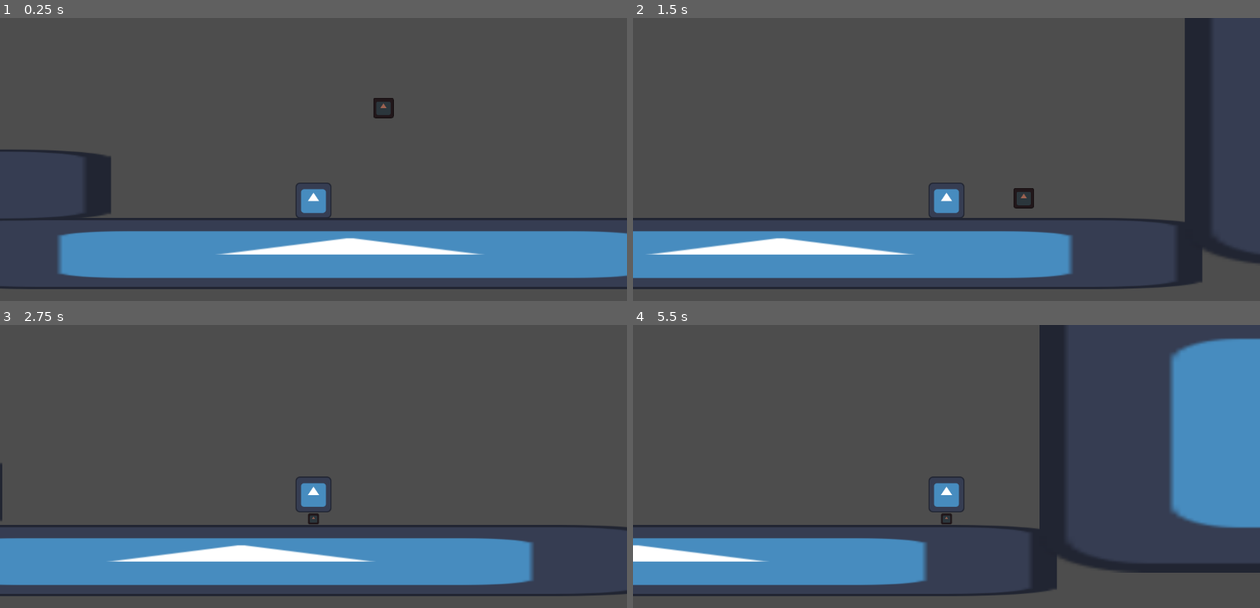
Above: before the commit, frames 1-4 (two rows, left to right).
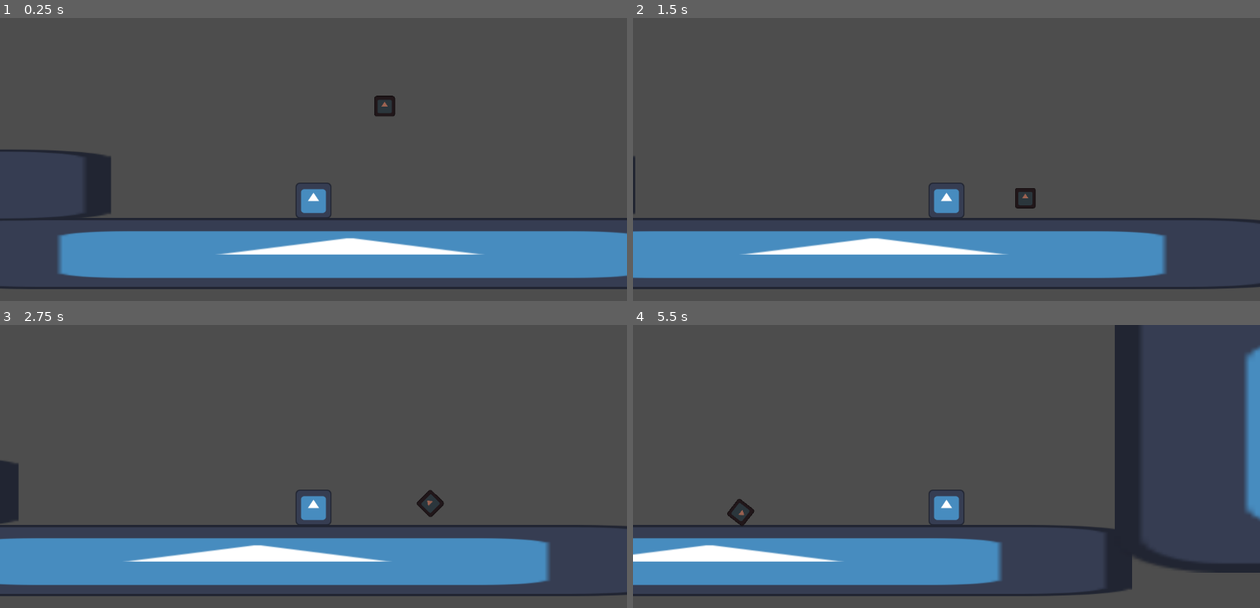
Above: after the commit, the same moments.

Repository: 3k2ng/jame-bucket
Game: Godot game, scene res://scenes/level.tscn
The game is run twice, just before and just after one commit, with the same random seed, the same clock (stepped at 60 frames per second) and the same inputs. The engine's default icon, where the game draws it, is replaced by a stand-in: a white triangle on a blue panel in a dark square.
Inputs:
- Up to frame 1 (0.25 s): no input
- Up to frame 2 (1.5 s): hold Right (right) from 0.53 s (still down); tap X (kick) at 0.6, 1.35 s; tap Z (jump) at 0.77 s
- Up to frame 3 (2.75 s): tap Z (jump) at 1.52 s; release Right (right) at 2.03 s; hold Left (left) from 2.03 s (still down); tap X (kick) at 2.1 s
- Up to frame 4 (5.5 s): release Left (left) at 2.78 s; hold Right (right) 2.78-4.28 s; tap X (kick) every 0.75 s from 2.85 to 5.1 s; tap Z (jump) at 3.02, 3.77, 4.52 s; hold Left (left) 4.28-5.03 s; hold Right (right) from 5.03 s (still down)

The runs differ from the first frame. In frame 1, 0.1% of the frame differs, in the area x 59-64%, y 27-36%; in frame 2, 9.5%; in frame 3, 2.4%; in frame 4, 21%, in the area x 0-100%, y 0-96%.

Commit message:
removed my dumb suck stuff

Diff:
--- a/scenes/level.tscn
+++ b/scenes/level.tscn
@@ -51,5 +51,3 @@
 [node name="Bucket" parent="." instance=ExtResource("3_w8frs")]
 position = Vector2(54, -253)
 linear_velocity = Vector2(41.985, 0)
-
-[connection signal="suck" from="Player" to="Bucket" method="_on_player_suck"]
--- a/scripts/bucket.gd
+++ b/scripts/bucket.gd
@@ -5,7 +5,7 @@
 @onready var pickup_area: Area2D = $PickupArea
 
 var invuln_frames: int = 1
-var BUCKET_RETURN_FORCE = 100.0
+var BUCKET_RETURN_FORCE = 50.0
 func _physics_process(delta: float) -> void:
 	if invuln_frames:
 		invuln_frames -= 1
@@ -16,15 +16,9 @@
 		pickup_area.monitoring = true
 
 	var player = get_tree().get_first_node_in_group("player")
-	linear_velocity += (player.position - position) / BUCKET_RETURN_FORCE
+	if Input.is_action_pressed("suck"): linear_velocity += (player.position - position) / BUCKET_RETURN_FORCE
 
 func _on_body_entered(body: Node2D) -> void:
 	if body.is_in_group("player") and invuln_frames <= 0:
 		body.equip_bucket()
 		queue_free()
-
-func _on_player_suck(body: Node2D) -> void:
-	if body.is_in_group("player") and invuln_frames <= 0:
-		icon.modulate = Color.GREEN
-		body.equip_bucket()
-		queue_free()
--- a/scripts/player.gd
+++ b/scripts/player.gd
@@ -4,8 +4,6 @@
 	ON_BUCKET, OFF_BUCKET
 }
 var state: State
-
-signal suck
 
 var facing: int = 1
 
@@ -40,8 +38,6 @@
 	if Input.is_action_just_pressed("kick") and state == State.ON_BUCKET and not is_on_wall():
 		kick_bucket()
 
-	if Input.is_action_just_pressed("suck") and state == State.OFF_BUCKET:
-		suck.emit(self)
 
 
 const BUCKET_MAX_SPEED = 500.0
@@ -84,7 +80,6 @@
 func kick_bucket() -> void:
 	if state == State.OFF_BUCKET: return
 	var new_bucket = BUCKET.instantiate()
-	self.suck.connect(new_bucket._on_player_suck)
 	if input_vector == Vector2.ZERO: new_bucket.linear_velocity.x = facing * BUCKET_FORCE
 	else: new_bucket.linear_velocity = input_vector * BUCKET_FORCE
 	new_bucket.position = position + Vector2(facing * BUCKET_SPAWN_OFFSET, 0.0)
